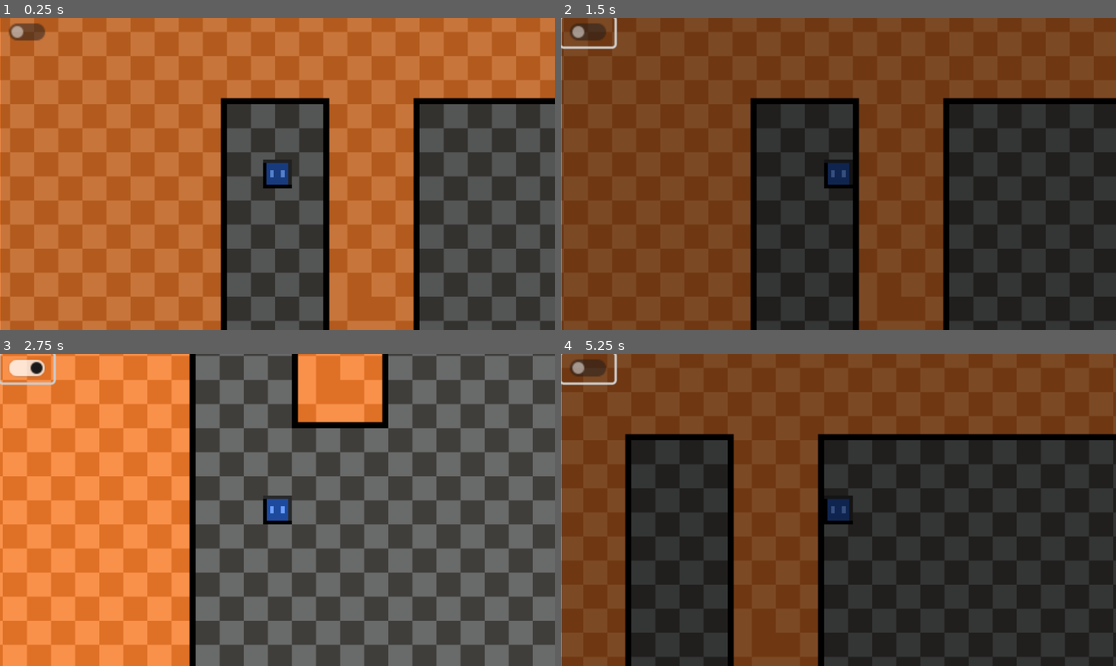
Above: before the commit, frames 1-4 (two rows, left to right).
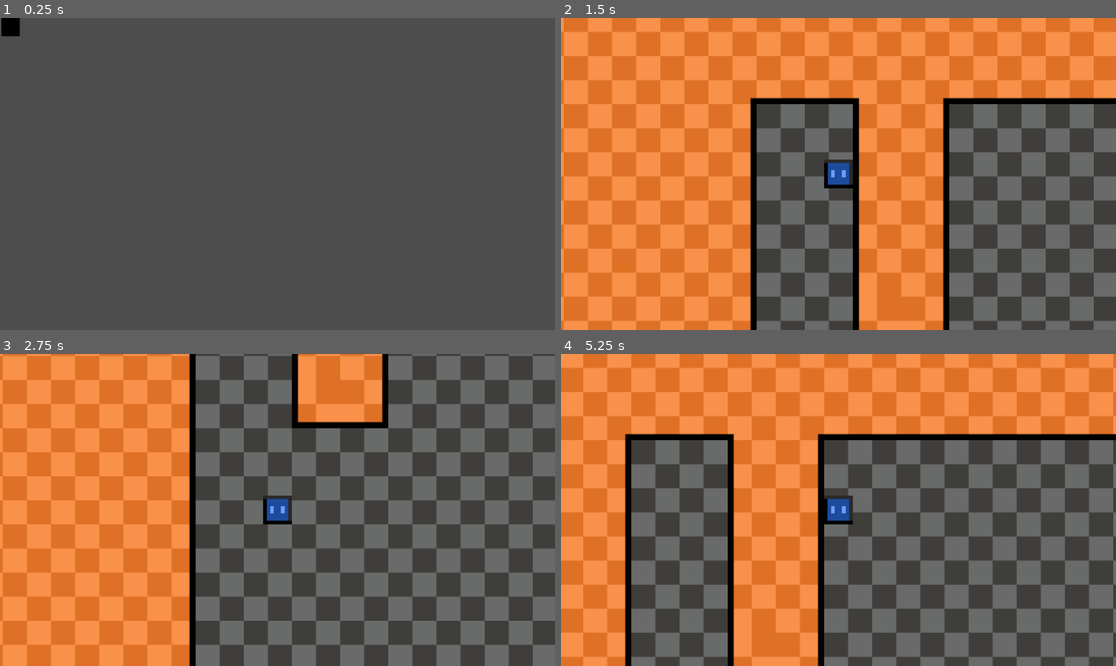
Above: after the commit, the same moments.

Repository: TheFarawayDev/Pixelgeist
Game: Godot game, scene res://Scenes/startscreen.tscn
The game is run twice, just before and just after one commit, with the same random seed, the same clock (stepped at 60 frames per second) and the same inputs. Before the commit the project starts from res://Scenes/test-map.tscn. Video files are missing from this copy of the repository; at most half a second of black plays in their place.
Inputs (mouse positions are in pixels of both pictures, inside the frame that each line leads up to):
- Up to frame 1 (0.25 s): no input
- Up to frame 2 (1.5 s): click (588, 30) at 0.52 s; tap Enter at 1.25 s; hold Right (right) from 1.28 s (still down)
- Up to frame 3 (2.75 s): tap Space at 2 s; release Right (right) at 2.03 s; hold S (down) from 2.03 s (still down)
- Up to frame 4 (5.25 s): release S (down) at 2.78 s; hold Right (right) 2.78-3.53 s; hold Up (up) 3.53-4.28 s; hold Left (left) from 4.28 s (still down); tap Enter at 5 s

The runs differ from the first frame. In frame 1, 84% of the frame differs, in the area x 0-100%, y 0-100%; in frame 2, 97%; in frame 3, 0.5%; in frame 4, 96%.

Commit message:
boot screen :)

Diff:
--- a/pixelgeist/Scenes/Characters/character.tscn
+++ b/pixelgeist/Scenes/Characters/character.tscn
@@ -19,17 +19,3 @@
 
 [node name="Camera2D" type="Camera2D" parent="."]
 zoom = Vector2(2.5, 2.5)
-
-[node name="lighting" type="ColorRect" parent="Camera2D"]
-offset_left = -230.0
-offset_top = -130.0
-offset_right = 231.0
-offset_bottom = 131.0
-color = Color(0, 0, 0, 0.19607843)
-
-[node name="CheckButton" type="CheckButton" parent="Camera2D/lighting"]
-layout_mode = 0
-offset_right = 44.0
-offset_bottom = 24.0
-
-[connection signal="toggled" from="Camera2D/lighting/CheckButton" to="." method="_on_check_button_toggled"]
--- /dev/null
+++ b/pixelgeist/Scenes/startscreen.gd
@@ -0,0 +1,12 @@
+extends Control
+
+
+# Called when the node enters the scene tree for the first time.
+func _ready() -> void:
+	pass # Replace with function body.
+
+
+
+
+func _on_video_stream_player_finished() -> void:
+	get_tree().change_scene_to_file("res://Scenes/test-map.tscn")
--- /dev/null
+++ b/pixelgeist/Scenes/startscreen.tscn
@@ -0,0 +1,27 @@
+[gd_scene load_steps=3 format=3 uid="uid://bywje4k1odhra"]
+
+[ext_resource type="Script" uid="uid://16jtyj104vec" path="res://Scenes/startscreen.gd" id="1_0m81h"]
+[ext_resource type="VideoStream" uid="uid://cccxqvdmgvgvf" path="res://Assets/pixelgeist startup.ogv" id="2_c51vb"]
+
+[node name="Control" type="Control"]
+layout_mode = 3
+anchors_preset = 15
+anchor_right = 1.0
+anchor_bottom = 1.0
+grow_horizontal = 2
+grow_vertical = 2
+script = ExtResource("1_0m81h")
+
+[node name="VideoStreamPlayer" type="VideoStreamPlayer" parent="."]
+layout_mode = 1
+anchors_preset = -1
+anchor_right = 1.0
+anchor_bottom = 1.0
+offset_left = 2.9999924
+offset_right = 771.0
+offset_bottom = 432.0
+scale = Vector2(0.6, 0.6)
+stream = ExtResource("2_c51vb")
+autoplay = true
+
+[connection signal="finished" from="VideoStreamPlayer" to="." method="_on_video_stream_player_finished"]
--- a/pixelgeist/project.godot
+++ b/pixelgeist/project.godot
@@ -11,7 +11,7 @@
 [application]
 
 config/name="Pixelgeist"
-run/main_scene="uid://8kc1tlafnv58"
+run/main_scene="uid://bywje4k1odhra"
 config/features=PackedStringArray("4.5", "GL Compatibility")
 config/icon="uid://vvhndkm4m1np"
 
Not shown, added: pixelgeist/Assets/pixelgeist startup.ogv.uid
Not shown, added: pixelgeist/Scenes/startscreen.gd.uid
Not shown, added: pixelgeist/Assets/pixelgeist startup.mp4
Not shown, added: pixelgeist/Assets/pixelgeist startup.ogv
Not shown, added: pixelgeist/pixelgeist startup.mp4
